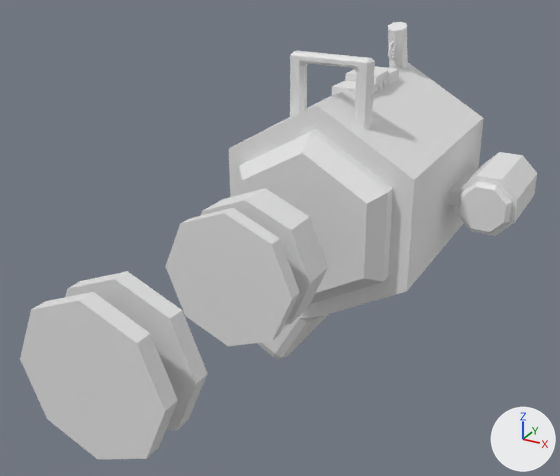
An edit to the OBJ model assets/guns/minigun.obj, drawn before and after from the same camera.
Both versions are drawn from a 50 mm camera at (4.35, -11.02, 4.02) aimed at (-0.24, -2.67, -0.15). The axes (+X, +Y, +Z) are drawn at lower right. The lights are the same throughout. Where no turn or scale is listed for an object, it has been applied to the vertices.

Objects in the first picture: 'minigun'.
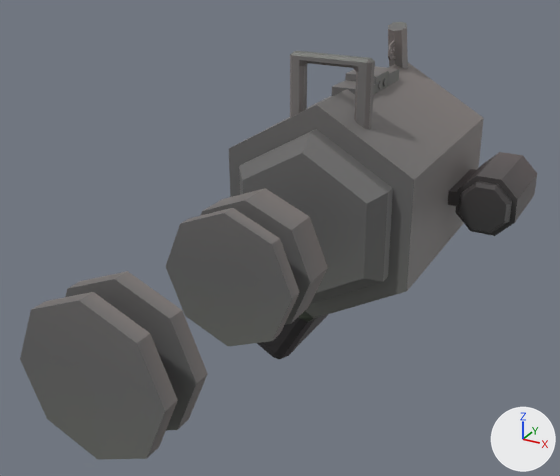
Where the change shows, as pixel boxes [x1, y1, x2, y2] in the pictures (560 x 476 px):
```json
{"object": "minigun", "change": "recoloured", "before": [20, 22, 537, 459], "after": [20, 22, 537, 459]}
```

Scene script edits in JSON lines:
```json
{"op": "add", "block": "img_level_png", "code": ["img_level_png = load_image('level.png', '../level/level.png', 8, 8, 'sRGB')"]}
{"op": "add", "block": "mat_material", "code": ["mat_material = principled_material('Material')", "mat_material.texture = img_level_png", "mat_material.roughness = 0.431"]}
{"block": "me_minigun", "where": "me_minigun.from_pydata(...)  # 532 vertices, 476 faces; spans x -1.92..2.37, y -6.68..1.82, z -2.6..2.24"}
{"op": "add", "block": "me_minigun", "code": "me_minigun.materials.append(mat_material)  # picture img_level_png"}
```
